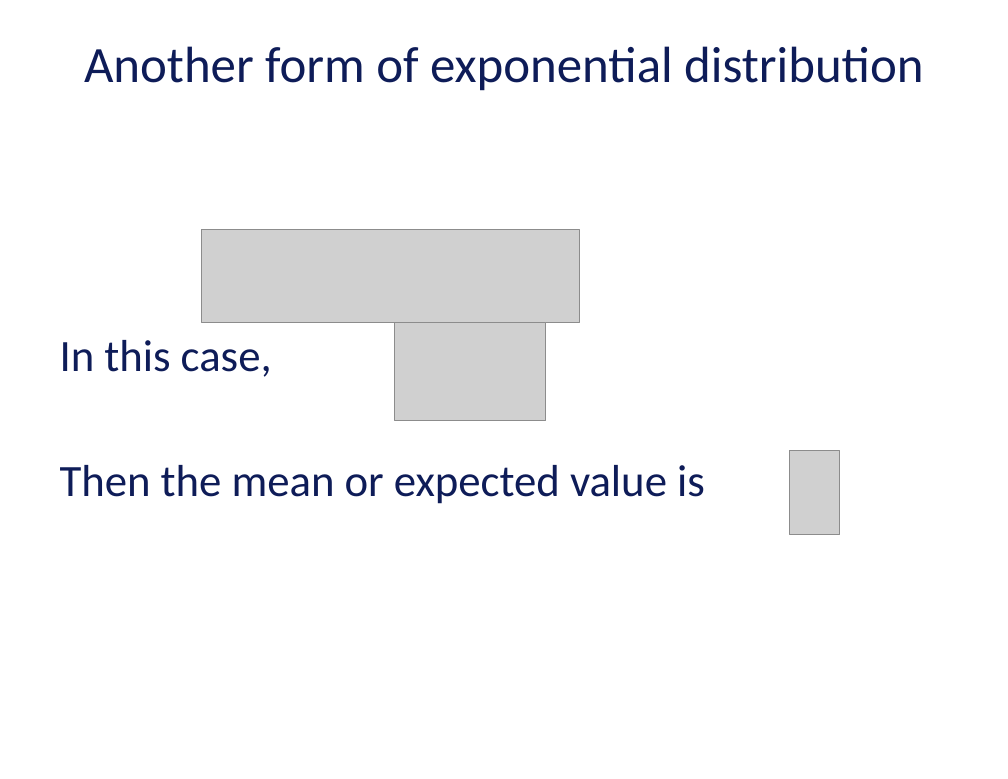
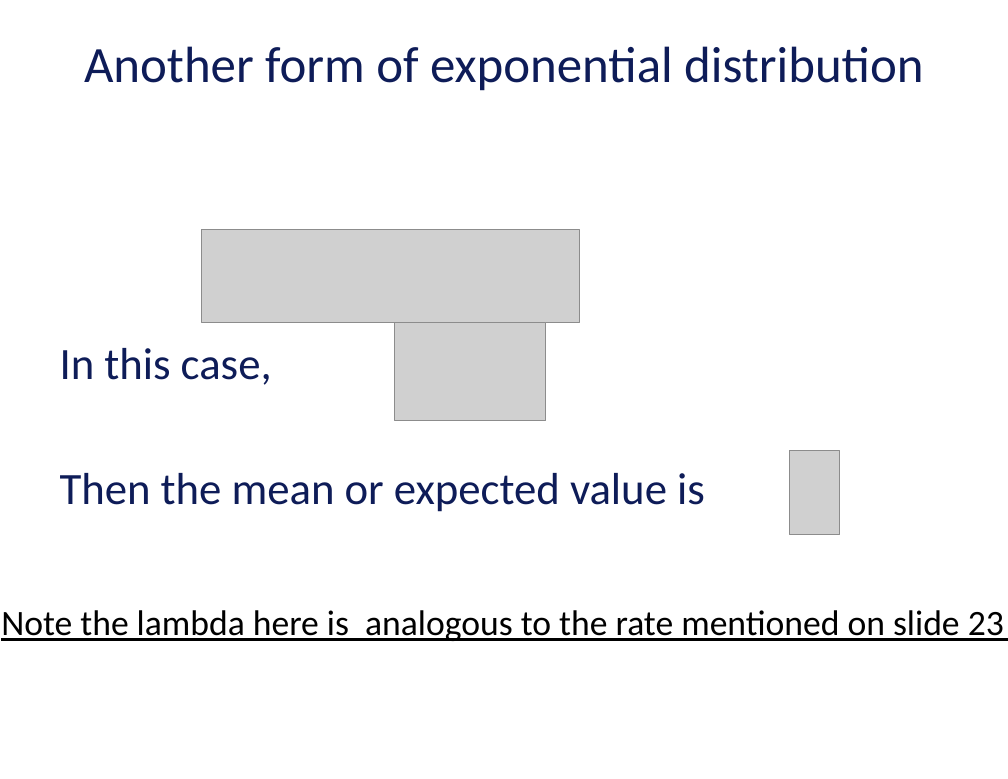
Before and after one commit to vu-resilient-distributed-systems/lectures-fall-2019, a slide deck: slide 32 of Module-3-reliability/02_02-reliabilityConcepts-2.pptx (slide 29 before the commit). Drawn at 1008x779 pixels with LibreOffice and Linux fonts; fonts in the diff are those of the drawing; grey boxes stand for pictures; background and template pictures are left out. Boxes give left, top, right and bottom in pixels: in the first picture for what was removed or moved away, otherwise in the second. Text is boxed around its words. In the diff, an @@ line names an element or a change of style, - is before the commit and + after.

```diff
--- a/Module-3-reliability/02_02-reliabilityConcepts-2.pptx
+++ b/Module-3-reliability/02_02-reliabilityConcepts-2.pptx
@@ text "In this case," moved from (x1=60, y1=340, x2=705, y2=504) to (x1=60, y1=348, x2=705, y2=512) @@
@@ text added at (x1=1, y1=610, x2=1004, y2=641), 28 pt, text #000000, underline @@
+Note the lambda here is analogous to the rate mentioned on slide 23
```
Also in this commit, not shown: 7 other slides changed, 4 slides added, 1 slide removed.
